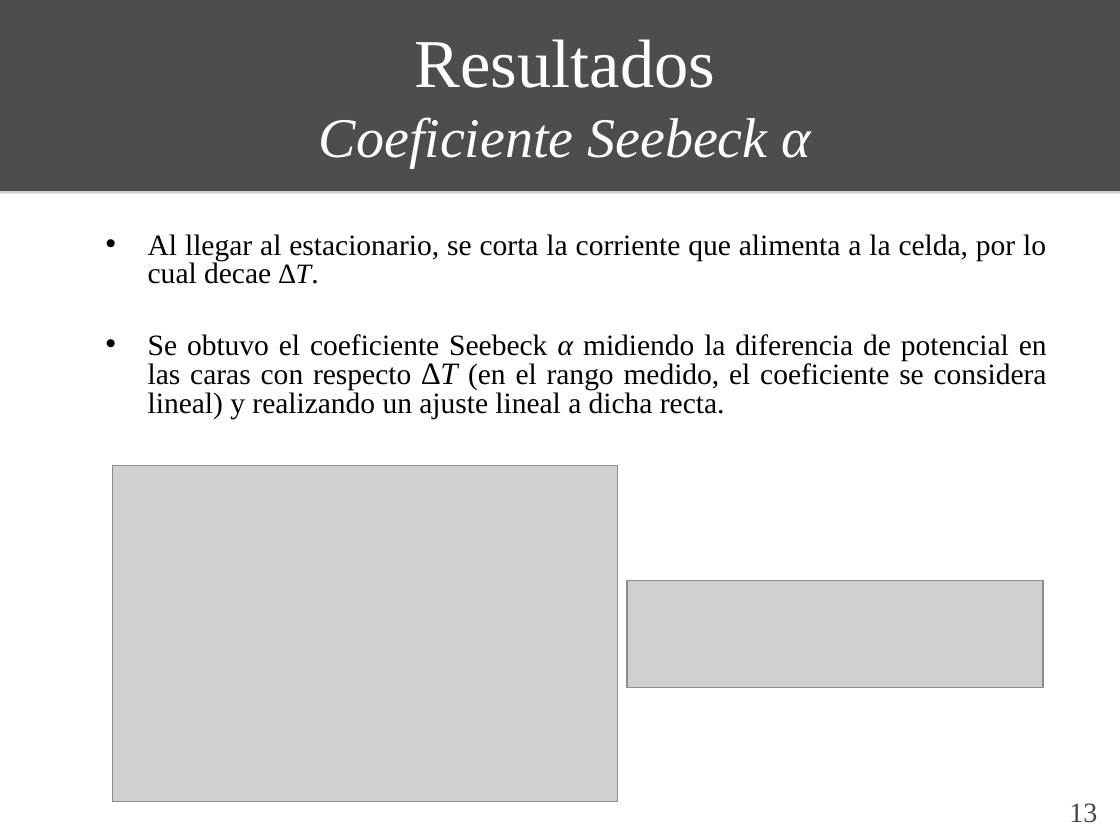
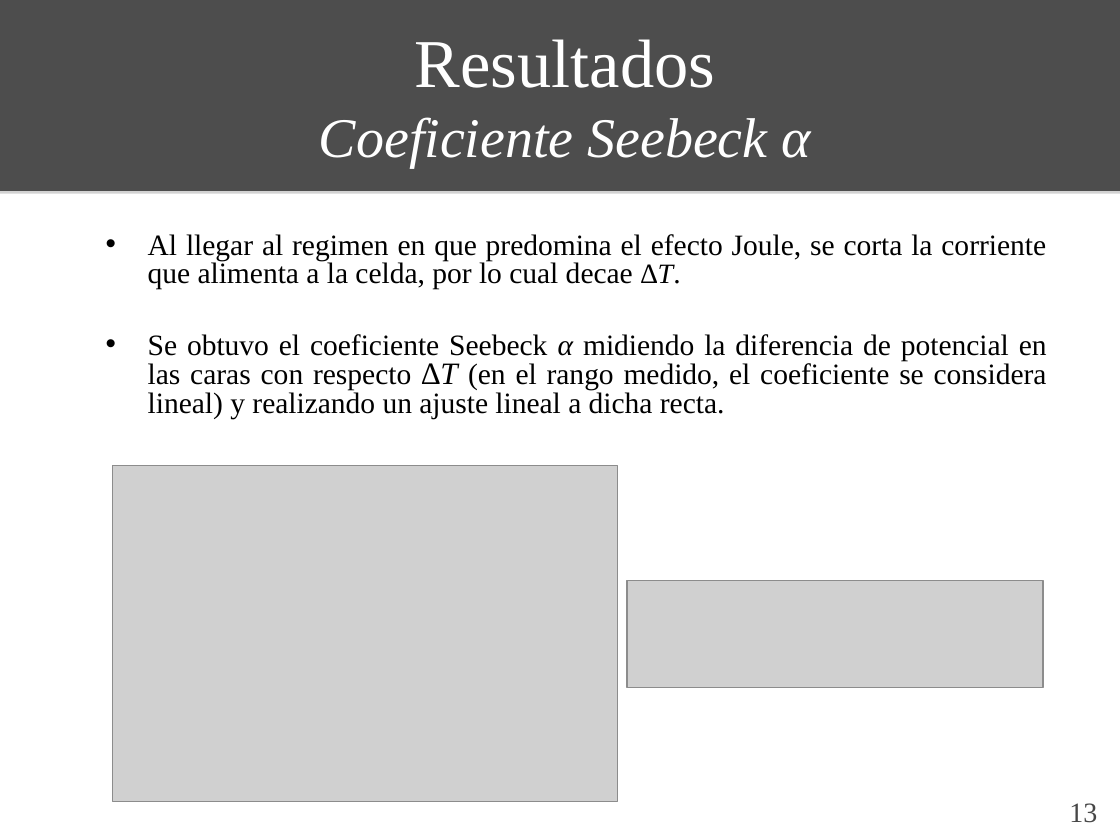
Before and after one commit to ignaciop/laboratorio4, a slide deck: slide 13 of practica_especial/presentacion/presentacion_pe.ppt. Drawn at 1120x840 pixels with LibreOffice and Linux fonts; fonts in the diff are those of the drawing; grey boxes stand for pictures. Boxes give left, top, right and bottom in pixels: in the first picture for what was removed or moved away, otherwise in the second. Text is boxed around its words. In the diff, an @@ line names an element or a change of style, - is before the commit and + after.

```diff
--- a/practica_especial/presentacion/presentacion_pe.ppt
+++ b/practica_especial/presentacion/presentacion_pe.ppt
@@ subtitle at (148,234,1046,289): text changed @@
-• Al llegar al estacionario, se corta la corriente que alimenta a la celda, por lo cual decae ∆T.
+• Al llegar al regimen en que predomina el efecto Joule, se corta la corriente que alimenta a la celda, por lo cual decae ∆T.
```
Also in this commit, not shown: 3 other slides changed, 1 slide added, 2 other files.
